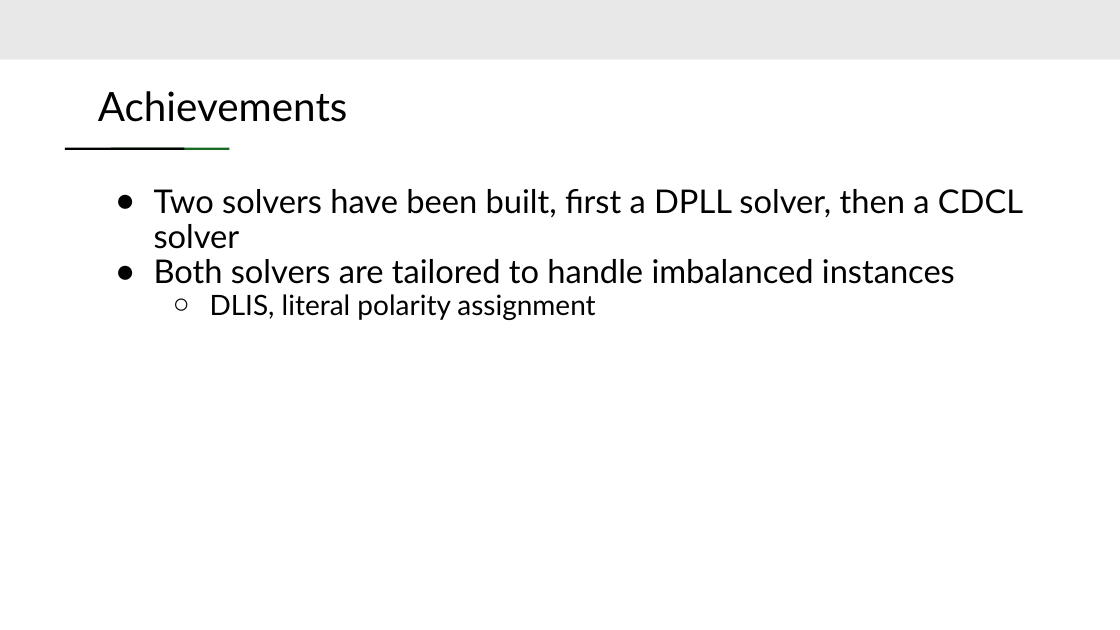
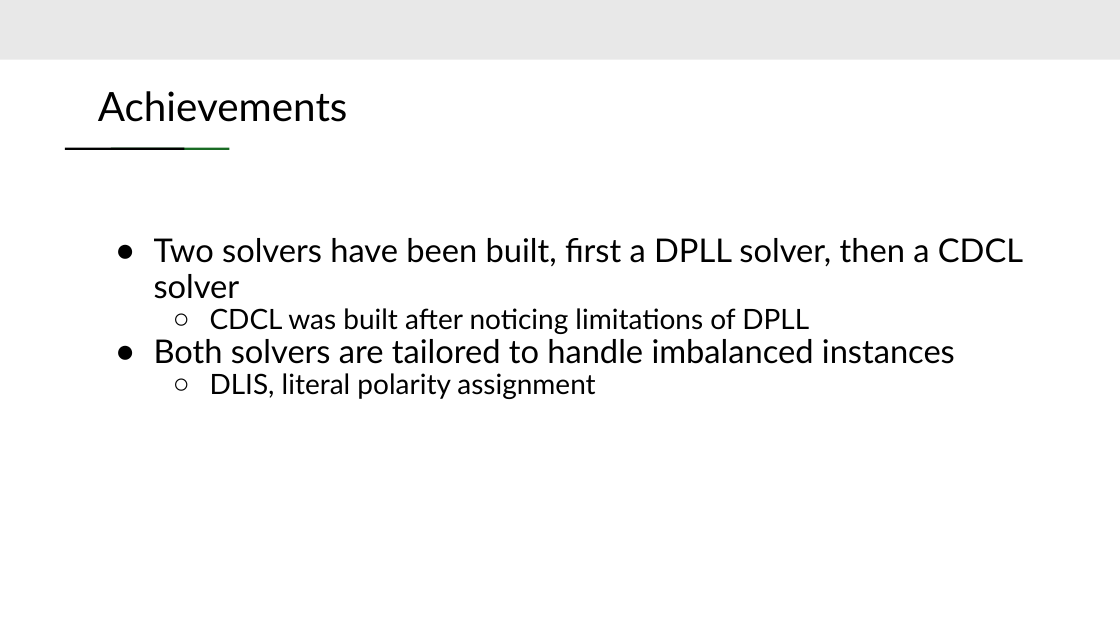
Before and after one commit to Lkaasan/SAT_Solver, a slide deck: slide 5 of Final Presentation.pptx. Drawn at 1120x630 pixels with LibreOffice and Linux fonts; fonts in the diff are those of the drawing. Boxes give left, top, right and bottom in pixels: in the first picture for what was removed or moved away, otherwise in the second. Text is boxed around its words. In the diff, an @@ line names an element or a change of style, - is before the commit and + after.

```diff
--- a/Final Presentation.pptx
+++ b/Final Presentation.pptx
@@ text "Two solvers have been built, ...": place and size @@
-text "Two solvers have been built, ..." at [154,189,1023,320]
+text "Two solvers have been built, ..." at [154,238,1023,399]
@@ text at [210,308,809,334]: paragraph added @@
+  ○ CDCL was built after noticing limitations of DPLL
```
Also in this commit, not shown: 3 other slides changed.
